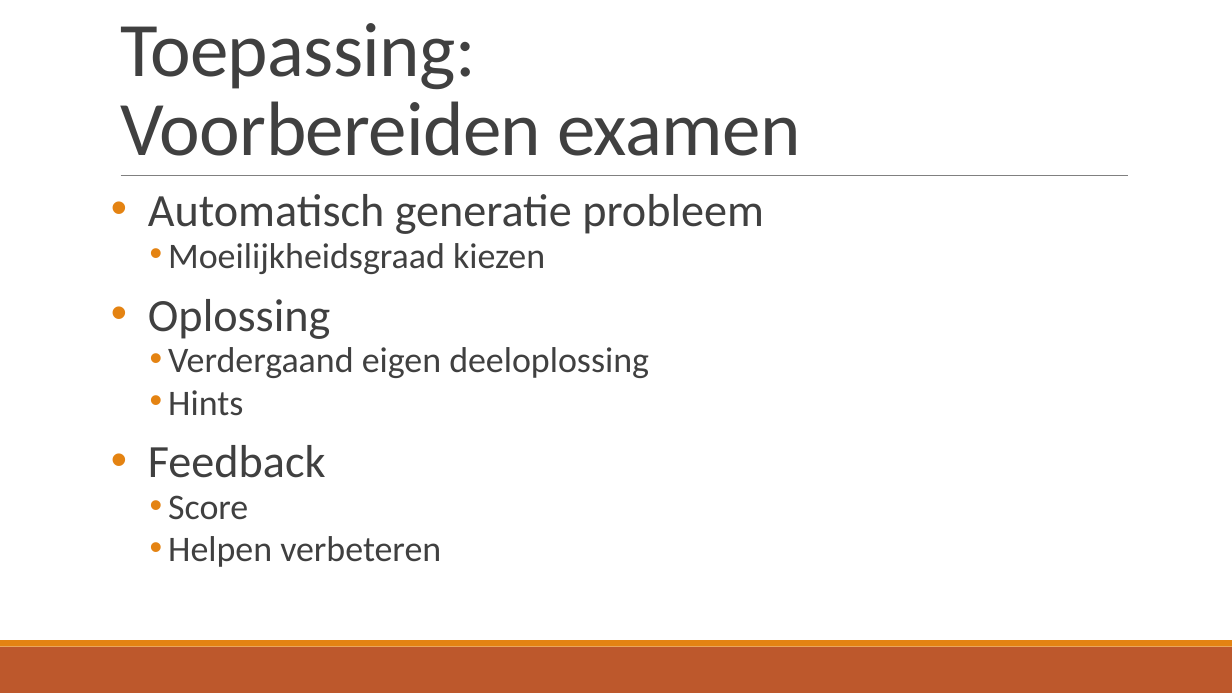
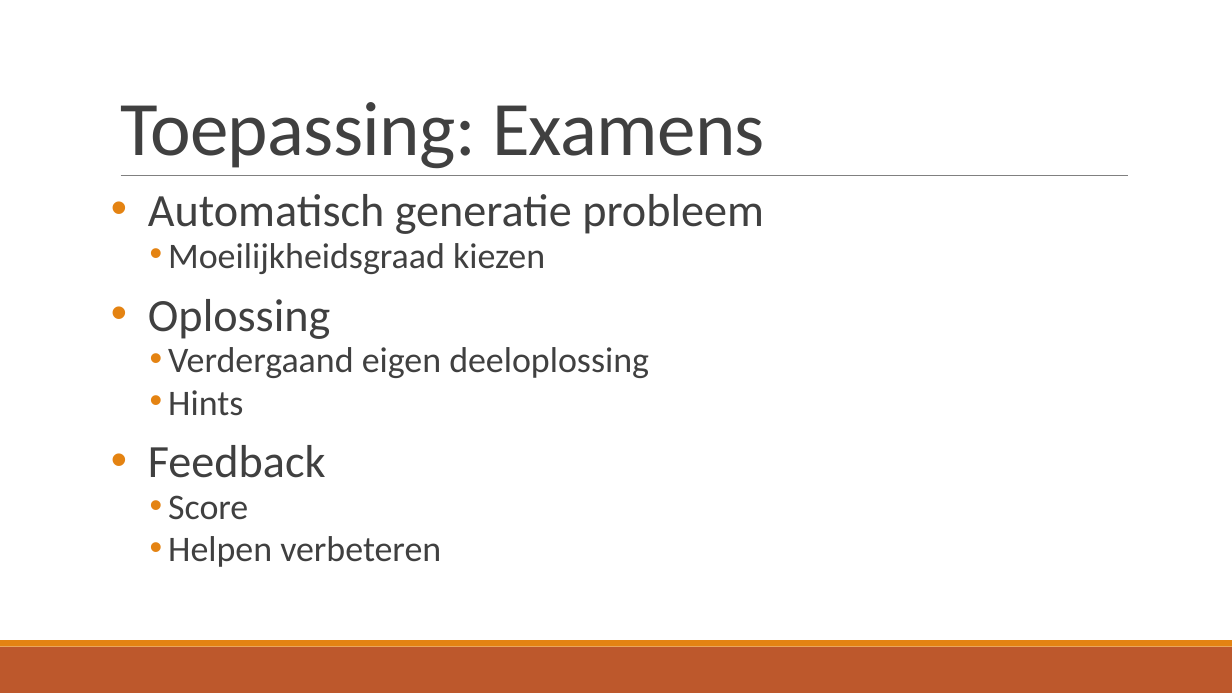
Before and after one commit to TomDeGroote/Bachelorproef, a slide deck: slide 11 of Opdracht 2/Literatuurstudie.pptx. Drawn at 1232x693 pixels with LibreOffice and Linux fonts; fonts in the diff are those of the drawing. Boxes give left, top, right and bottom in pixels: in the first picture for what was removed or moved away, otherwise in the second. Text is boxed around its words. In the diff, an @@ line names an element or a change of style, - is before the commit and + after.

```diff
--- a/Opdracht 2/Literatuurstudie.pptx
+++ b/Opdracht 2/Literatuurstudie.pptx
@@ title at bbox=[120, 102, 765, 169]: text changed @@
-Toepassing:
-Voorbereiden examen
+Toepassing: Examens
```
Also in this commit, not shown: 5 other slides changed, 1 slide added, 1 other file.
